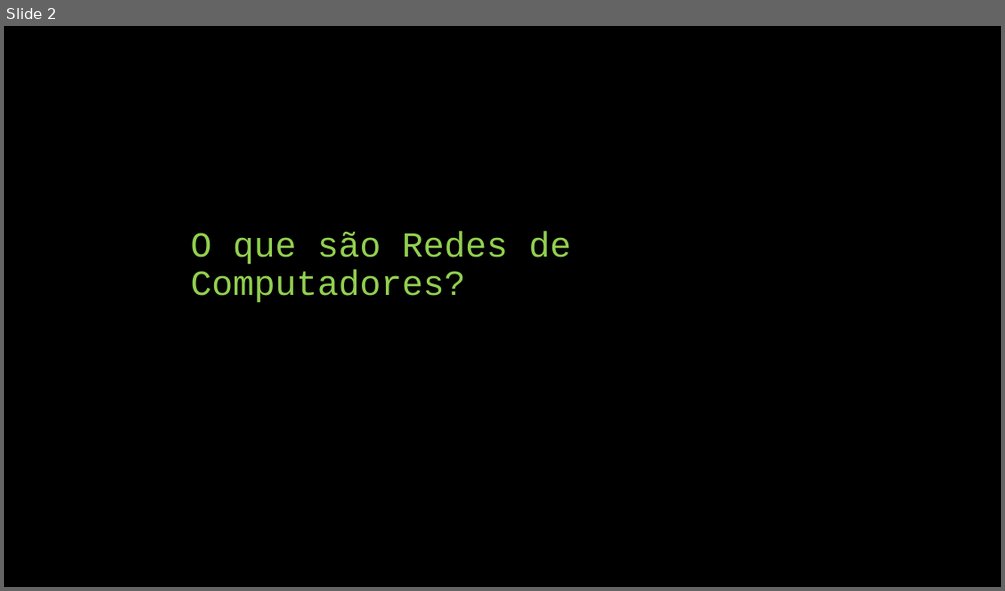
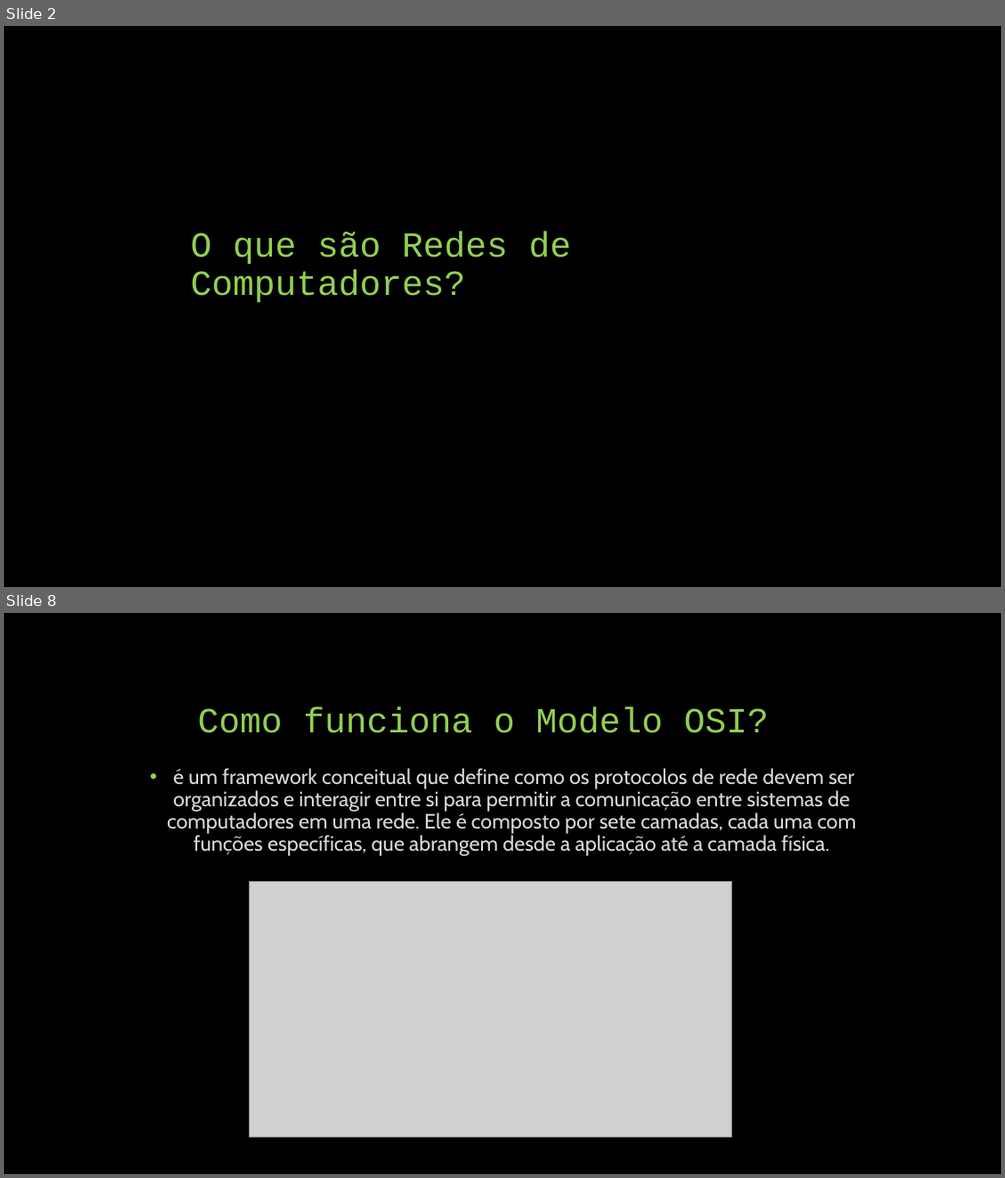
Before and after one commit to AlissoNNunes1/UNIT, a slide deck: rede de computadores/me1redes/Rede de Computadores.pptx. Shown one above the other, each under a label of ours: slide 2 before the commit, slides 2 and 8 after it; the slides between them are not shown. The pictures are 1005x591 and 1005x1178 pixels, drawn with LibreOffice and Linux fonts; fonts in the diff are those of the drawing; grey boxes stand for pictures. Boxes give left, top, right and bottom in pixels: in the first picture for what was removed or moved away, otherwise in the second. Text is boxed around its words. In the diff, an @@ line names an element or a change of style, - is before the commit and + after.

```diff
--- a/rede de computadores/me1redes/Rede de Computadores.pptx
+++ b/rede de computadores/me1redes/Rede de Computadores.pptx
@@ slide 8 added at (4,613,1001,1174), background #000000 @@
@@ title added at (198,706,769,733), 34 pt, text #92D050 @@
+Como funciona o Modelo OSI?
@@ text added at (167,768,857,856), 20 pt, text #D9D9D9 @@
+• é um framework conceitual que define como os protocolos de rede devem ser organizados e interagir entre si para permitir a comunicação entre sistemas de computadores em uma rede. Ele é composto por sete camadas, cada uma com funções específicas, que abrangem desde a aplicação até a camada física.
@@ picture added at (250,882,732,1136) @@
```
Also in this commit, not shown: 1 slide changed, 10 other slides added, 9 slides removed, 26 other files.
